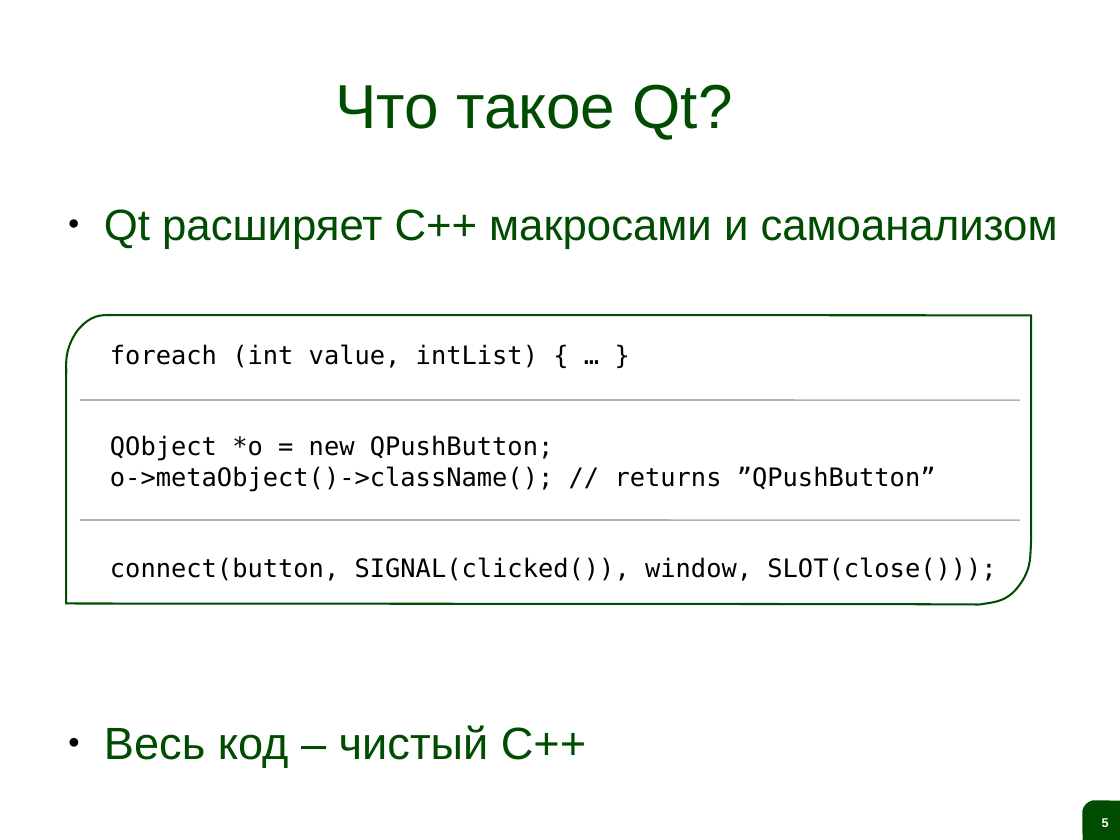
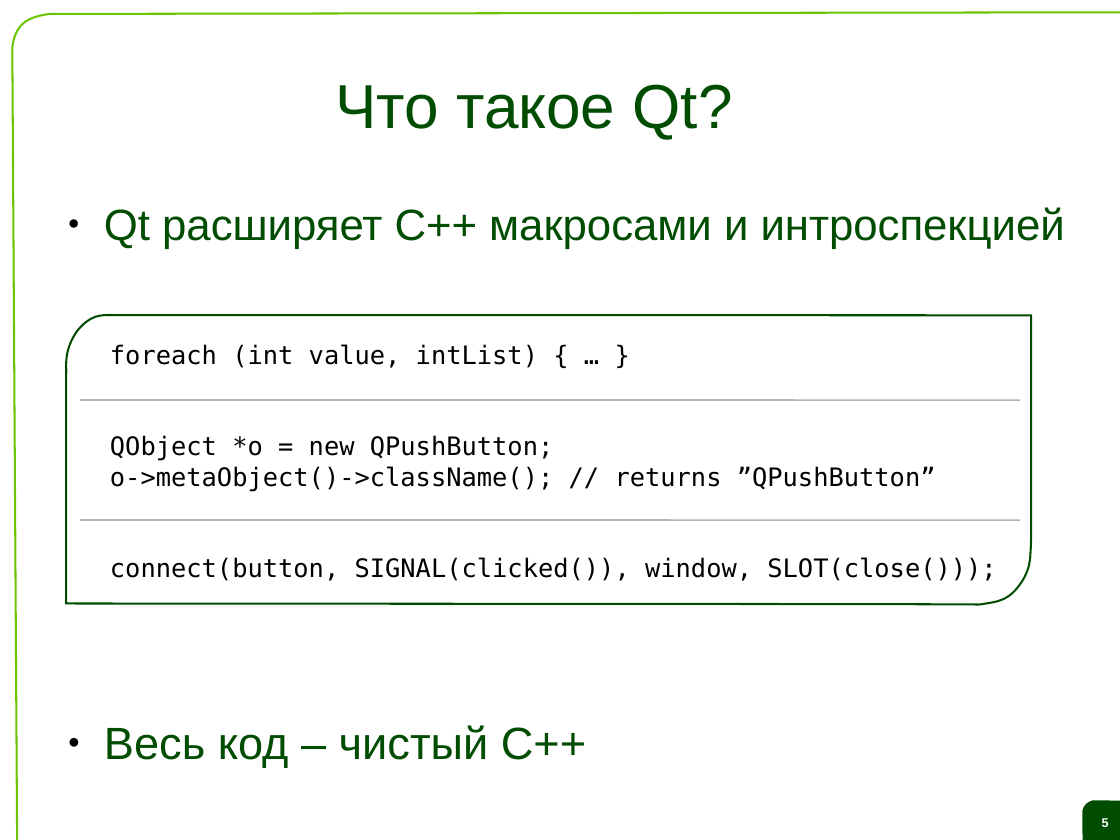
Before and after one commit to saa/qecm, a slide deck: slide 5 of Lectures and Exercises/L01 - The ideas behind Qt and a live demo/L1 Slides.odp. Drawn at 1120x840 pixels with LibreOffice and Linux fonts; fonts in the diff are those of the drawing; background and template pictures are left out. Boxes give left, top, right and bottom in pixels: in the first picture for what was removed or moved away, otherwise in the second. Text is boxed around its words. In the diff, an @@ line names an element or a change of style, - is before the commit and + after.

```diff
--- a/Lectures and Exercises/L01 - The ideas behind Qt and a live demo/L1 Slides.odp
+++ b/Lectures and Exercises/L01 - The ideas behind Qt and a live demo/L1 Slides.odp
@@ freeform shape added at [12, 12, 1120, 840], outline #6DC400 1.45 pt @@
@@ text at [104, 207, 1065, 249]: text changed @@
-● Qt расширяет C++ макросами и самоанализом
+● Qt расширяет C++ макросами и интроспекцией
```
Also in this commit, not shown: 30 other slides changed, 1 other file.
